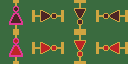
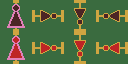
Two versions of the same layered image (128×64). Layer-by-layer changes:
painted on "Arrière-plan" over bbox(7, 4, 25, 60)
